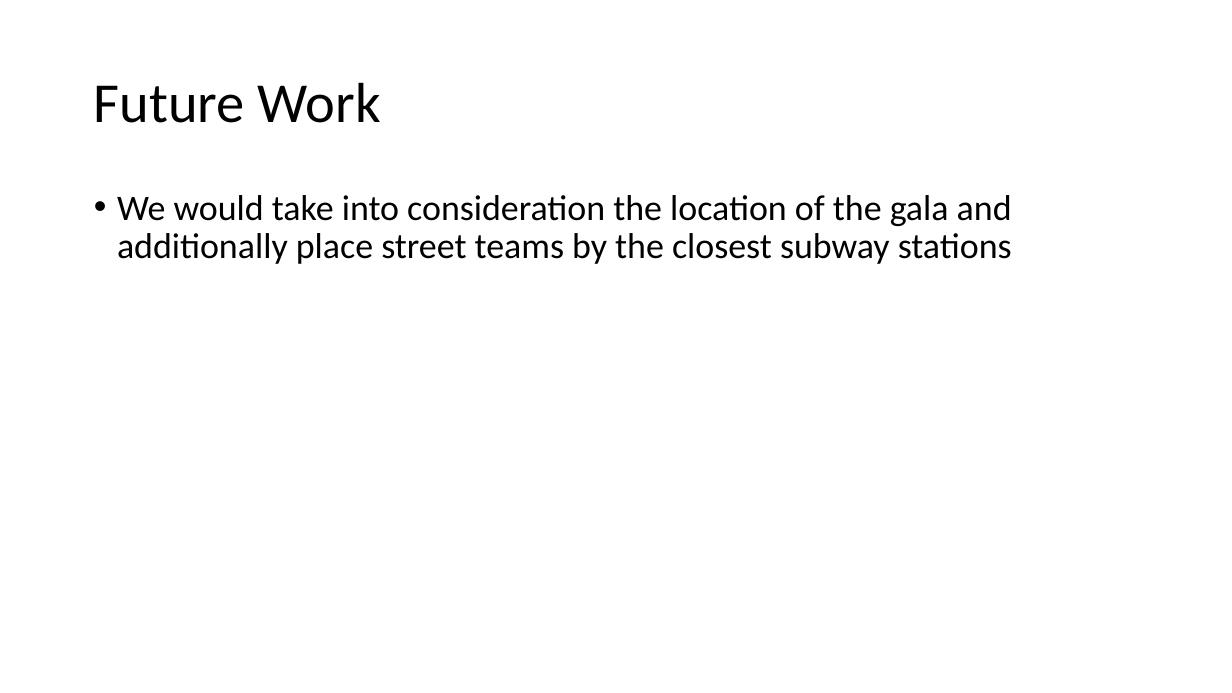
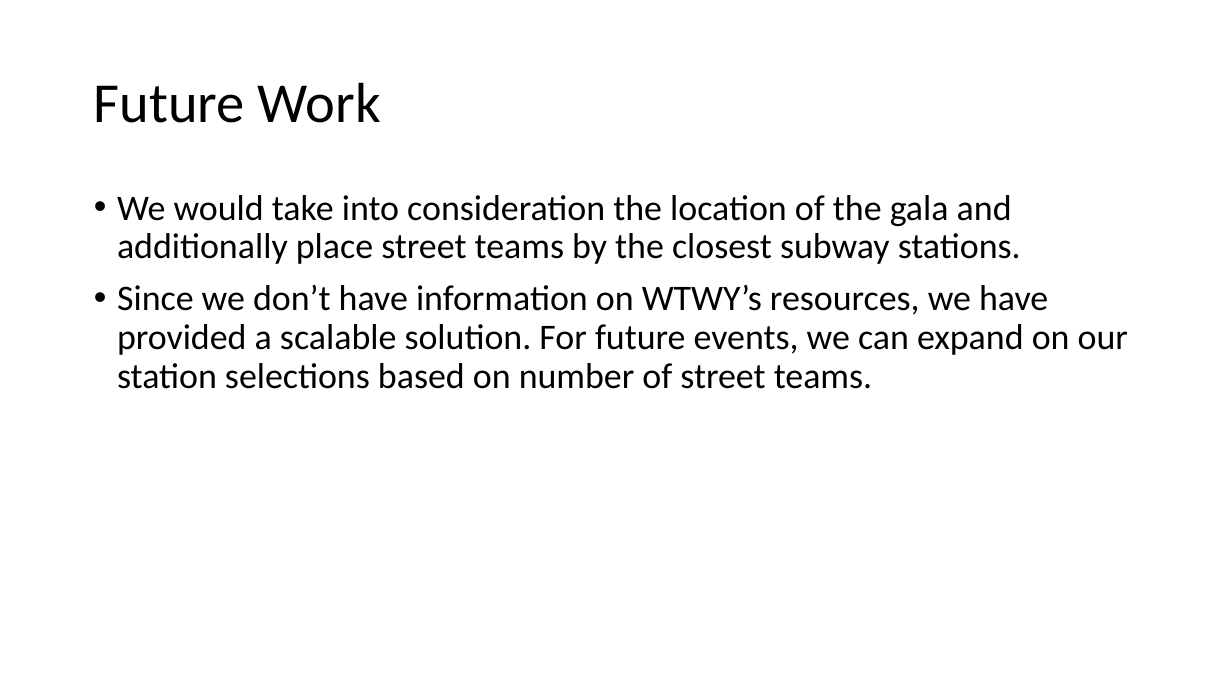
Before and after one commit to cruzkat/Project_01, a slide deck: slide 7 of WTWY_GalaPresentation.pptx (slide 6 before the commit). Drawn at 1232x693 pixels with LibreOffice and Linux fonts; fonts in the diff are those of the drawing. Boxes give left, top, right and bottom in pixels: in the first picture for what was removed or moved away, otherwise in the second. Text is boxed around its words. In the diff, an @@ line names an element or a change of style, - is before the commit and + after.

```diff
--- a/WTWY_GalaPresentation.pptx
+++ b/WTWY_GalaPresentation.pptx
@@ text at (117,195,1128,389): text changed @@
-• We would take into consideration the location of the gala and additionally place street teams by the closest subway stations
+• We would take into consideration the location of the gala and additionally place street teams by the closest subway stations.
+• Since we don’t have information on WTWY’s resources, we have provided a scalable solution. For future events, we can expand on our station selections based on number of street teams.
```
Also in this commit, not shown: 3 other slides changed, 2 slides added, 1 slide removed, 5 other files.
